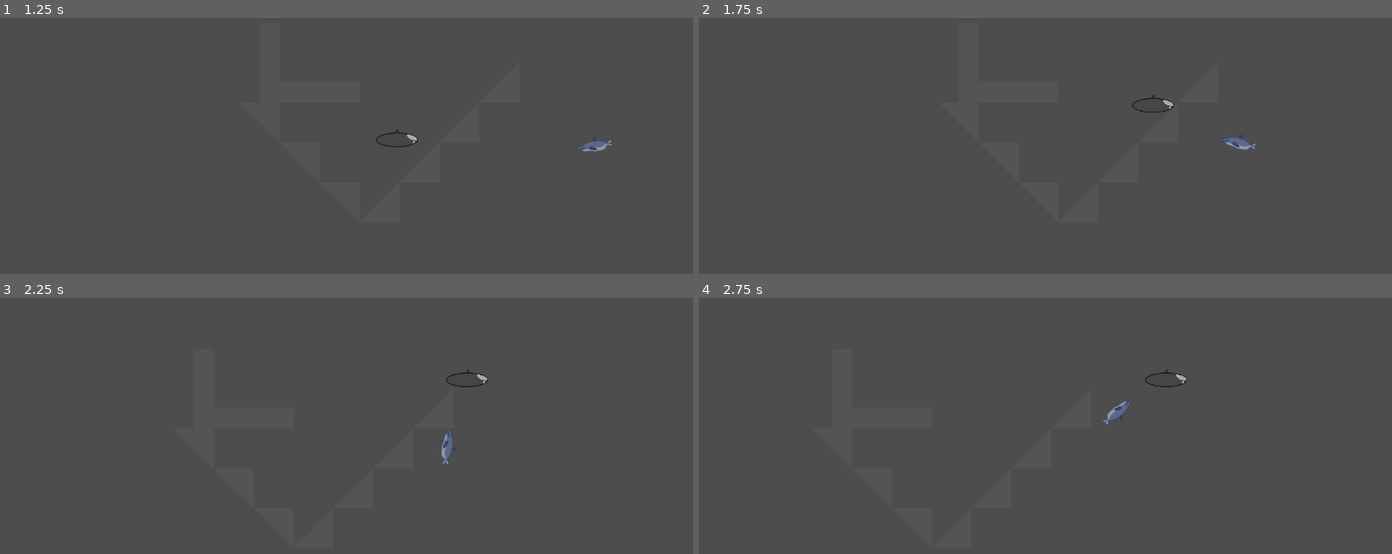
Above: before the commit, frames 1-4 (two rows, left to right).
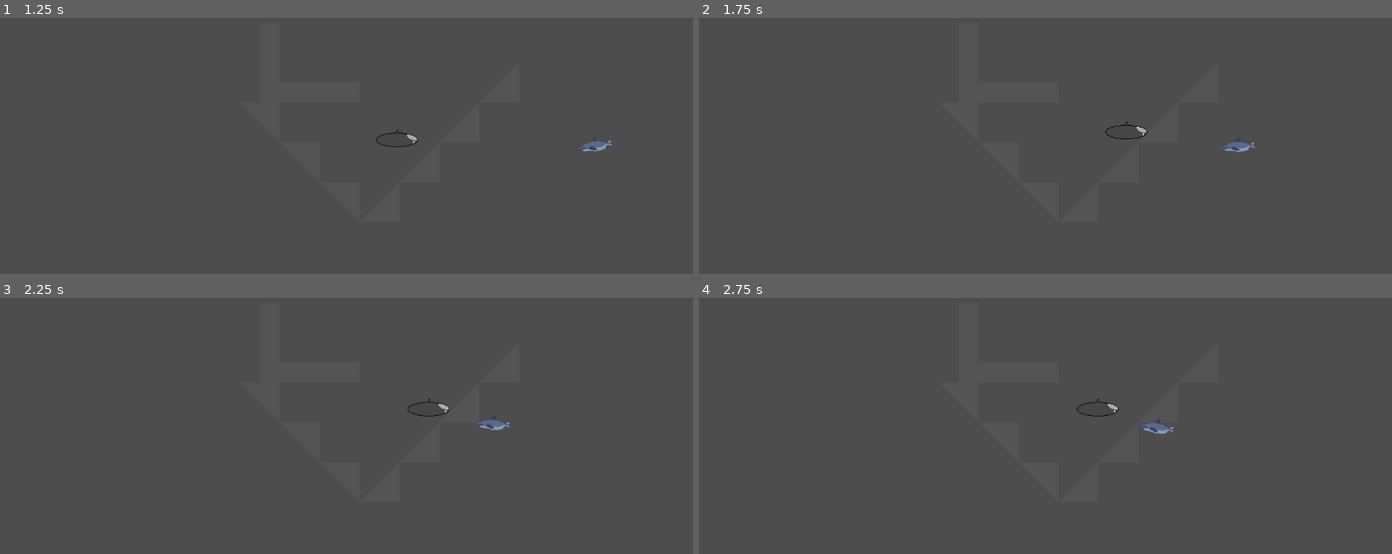
Above: after the commit, the same moments.

Repository: Sub-game-team/Subgame
Game: Godot game, scene res://main.tscn
The game is run twice, just before and just after one commit, with the same random seed, the same clock (stepped at 60 frames per second) and the same inputs.
Inputs:
- Up to frame 1 (1.25 s): hold Right (right) from 0.53 s (still down); tap Up (up) at 0.77 s
- Up to frame 2 (1.75 s): keep holding Right (right); tap Up (up) at 1.52 s
- Up to frame 3 (2.25 s): release Right (right) at 2.03 s; hold Left (left) from 2.03 s (still down)
- Up to frame 4 (2.75 s): keep holding Left (left)

Frame 1 is identical in both runs. In frame 2, 0.3% of the frame differs, in the area x 58-81%, y 30-53%; in frame 3, 0.4%, in the area x 58-74%, y 28-65%; in frame 4, 0.4%.

Commit message:
it fixed the issue but made it weirder

Diff:
--- a/CharacterBody2DMovement.gd
+++ b/CharacterBody2DMovement.gd
@@ -3,6 +3,7 @@
 var input_direction2
 var yMovement = 0
 var xMovement = 0
+@onready var player_body = get_node(".")
 
 func get_input():
 	if Input.is_action_pressed("left") and xMovement >= -498:
@@ -22,6 +23,19 @@
 	if yMovement <= 0 and not Input.is_action_pressed("down"):
 		yMovement += 2
 	velocity = Vector2(xMovement, yMovement)
+	print(velocity) #for debug
+	print(player_body.get_real_velocity()) #for debug
+	if abs(xMovement) >= 10 or abs(yMovement) >= 10:
+		if is_on_ceiling() or is_on_floor() or is_on_wall():
+			velocity = player_body.get_real_velocity()
+			if xMovement >= 20:
+				xMovement = 18
+			if xMovement <= -20:
+				xMovement = -18
+			if yMovement >= 20:
+				yMovement = 18
+			if yMovement <= -20:
+				yMovement = -18
 
 func _physics_process(_delta):
 	get_input()
